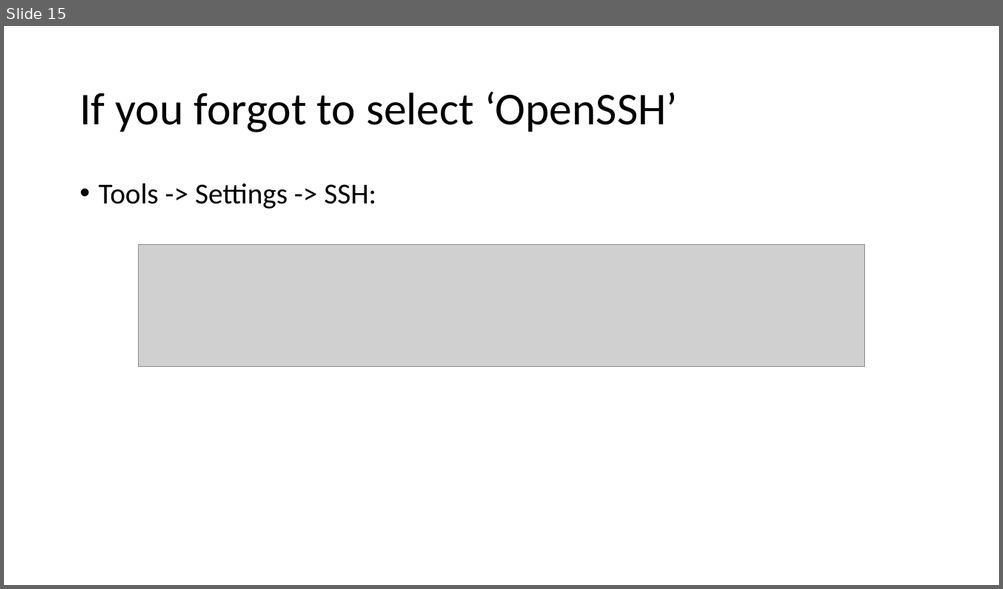
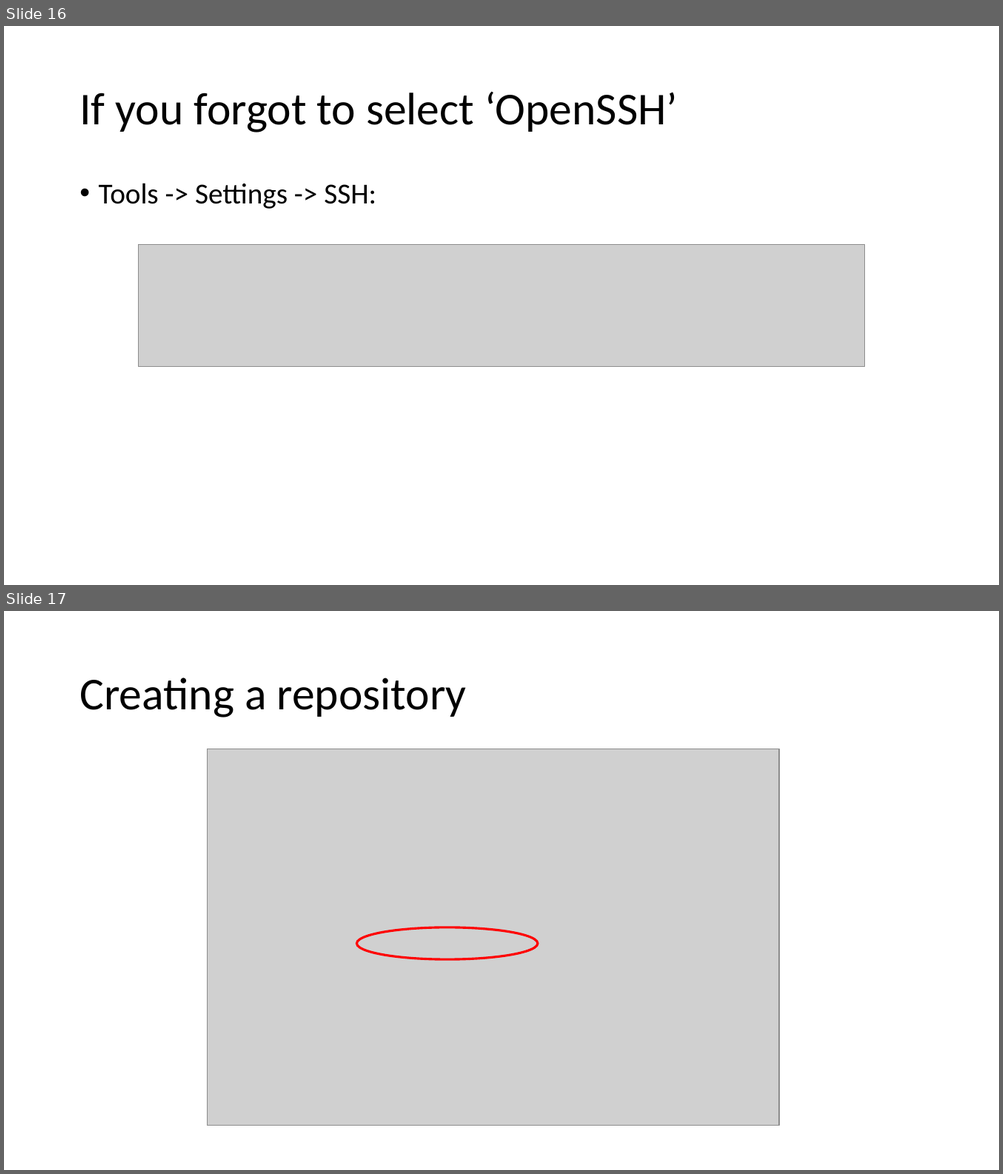
Before and after one commit to maxxb77/EBGN632_2019, a slide deck: ClassSlides/Course2.pptx. Shown one above the other, each under a label of ours: slide 15 before the commit, slides 16 and 17 after it. The pictures are 1003x589 and 1003x1174 pixels, drawn with LibreOffice and Linux fonts; fonts in the diff are those of the drawing; grey boxes stand for pictures. Boxes give left, top, right and bottom in pixels: in the first picture for what was removed or moved away, otherwise in the second. Text is boxed around its words. In the diff, an @@ line names an element or a change of style, - is before the commit and + after.

```diff
--- a/ClassSlides/Course2.pptx
+++ b/ClassSlides/Course2.pptx
@@ slide 17 added at (x1=4, y1=611, x2=999, y2=1170), background #FFFFFF @@
@@ title added at (x1=79, y1=678, x2=466, y2=718), 44 pt, text #000000 @@
+Creating a repository
@@ picture added at (x1=207, y1=749, x2=780, y2=1126) @@
@@ ellipse added at (x1=357, y1=927, x2=538, y2=960), outline #FF0000 2.25 pt @@
@@ what was slide 15 is now slide 16 @@
```
Also in this commit, not shown: 1 slide changed, 2 other slides added.
